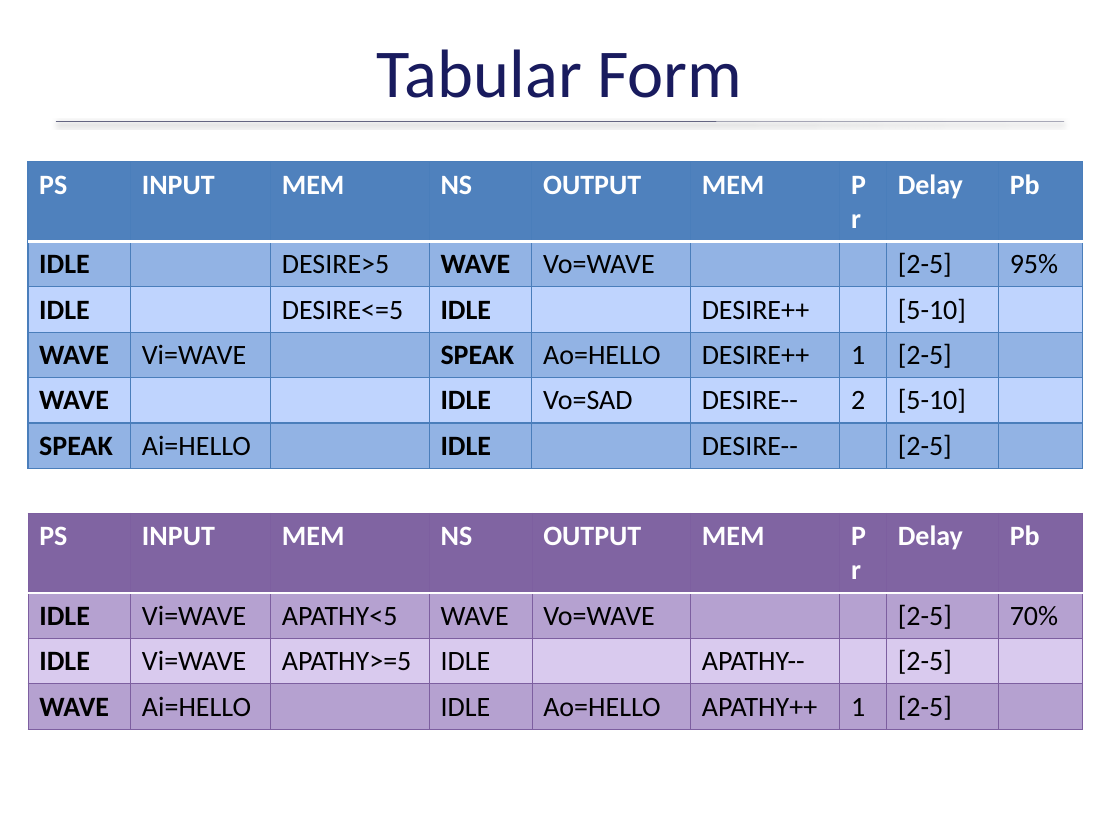
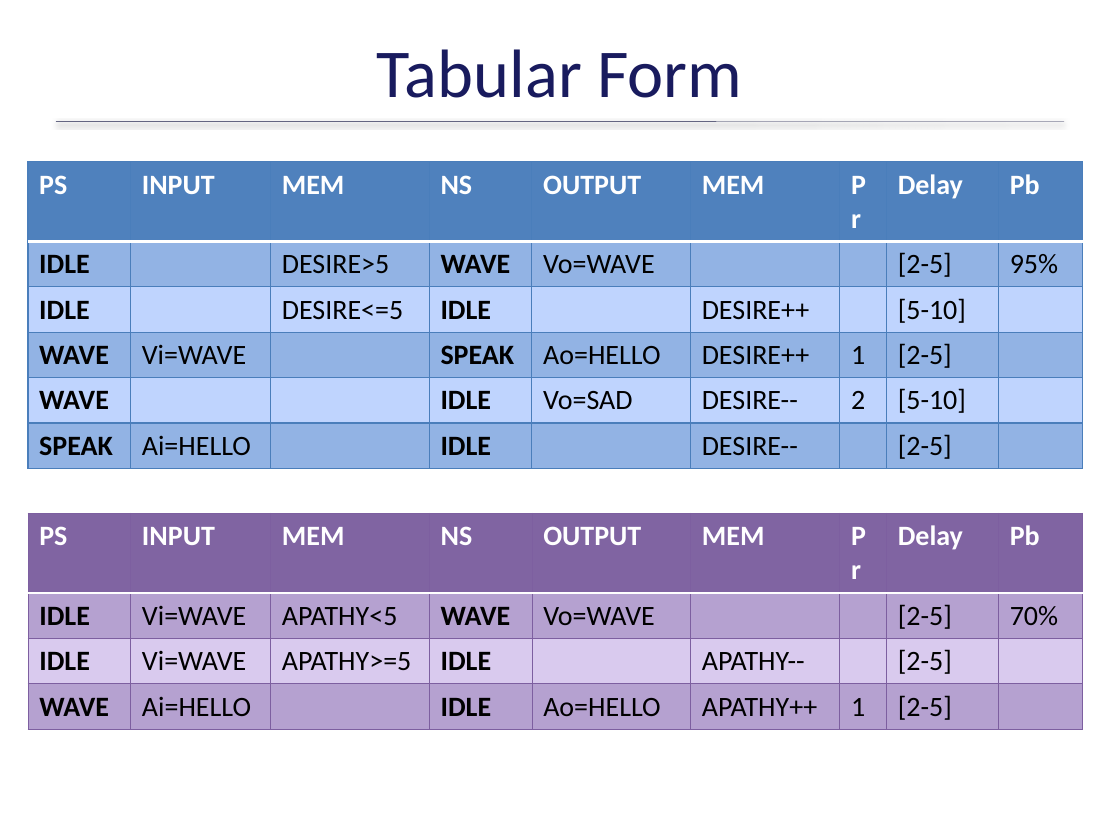
Before and after one commit to ericmercer/workload, a slide deck: slide 8 of publications_and_presentations/FVHMS-2014.pptx. Drawn at 1120x840 pixels with LibreOffice and Linux fonts; fonts in the diff are those of the drawing; background and template pictures are left out. Boxes give left, top, right and bottom in pixels: in the first picture for what was removed or moved away, otherwise in the second. Text is boxed around its words. In the diff, an @@ line names an element or a change of style, - is before the commit and + after.

```diff
--- a/publications_and_presentations/FVHMS-2014.pptx
+++ b/publications_and_presentations/FVHMS-2014.pptx
@@ table at box(28, 513, 1084, 724) @@
@@ bold on in "WAVE", "IDLE", "IDLE" @@
```
Also in this commit, not shown: 18 other slides changed, 6 slides added, 9 slides removed.
